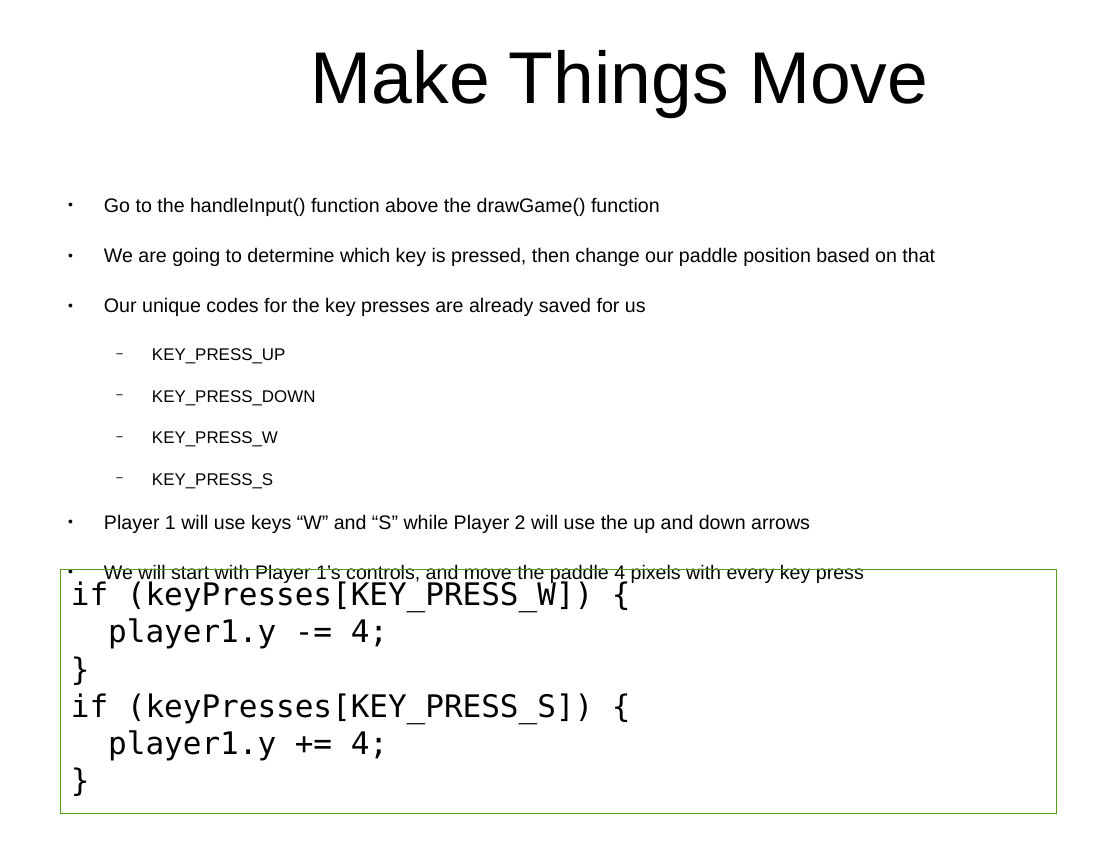
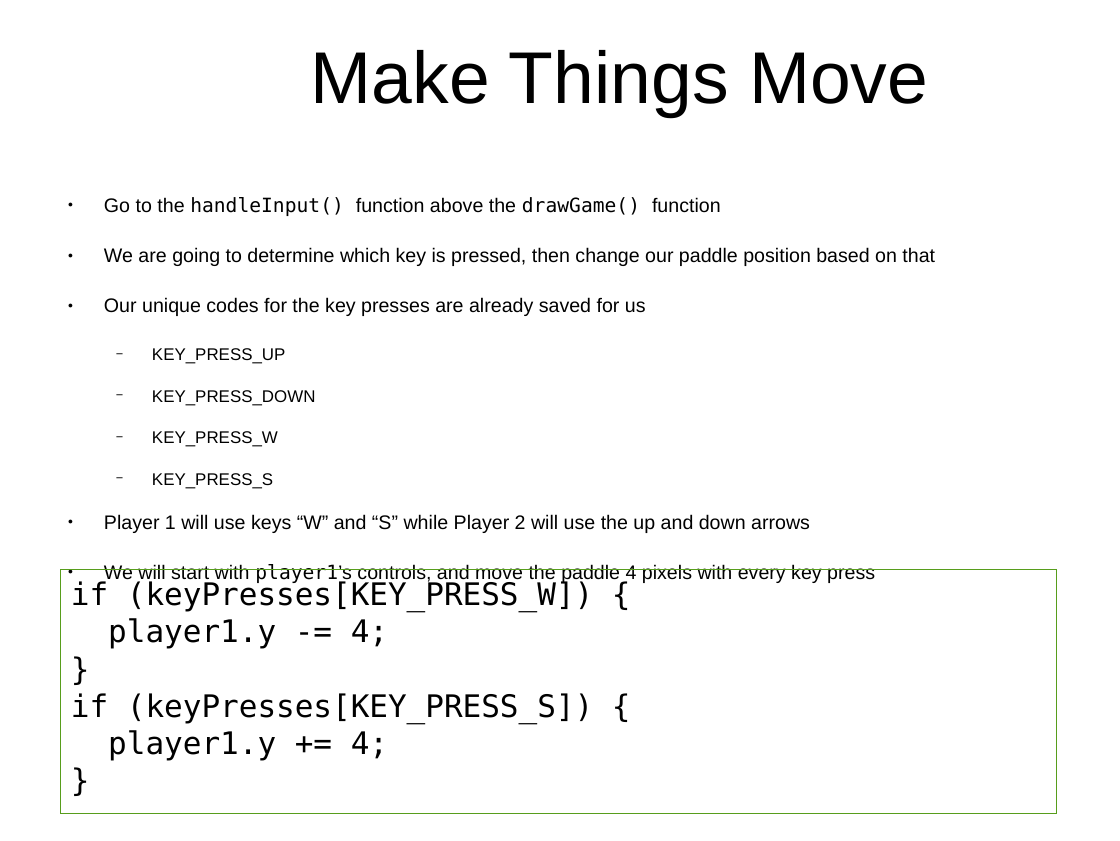
Before and after one commit to hillylew/PaddleBattle, a slide deck: slide 16 of PaddleBattle - Explorathon.odp. Drawn at 1120x841 pixels with LibreOffice and Linux fonts; fonts in the diff are those of the drawing; background and template pictures are left out. Boxes give left, top, right and bottom in pixels: in the first picture for what was removed or moved away, otherwise in the second. Text is boxed around its words. In the diff, an @@ line names an element or a change of style, - is before the commit and + after.

```diff
--- a/PaddleBattle - Explorathon.odp
+++ b/PaddleBattle - Explorathon.odp
@@ text at (104,197,721,216): font Arial to DejaVu Sans Mono in "handleInput() drawGame()" @@
@@ text at (104,564,875,584): text changed @@
-● We will start with Player 1’s controls, and move the paddle 4 pixels with every key press
+● We will start with player1’s controls, and move the paddle 4 pixels with every key press
```
Also in this commit, not shown: 18 other slides changed, 3 other files.
